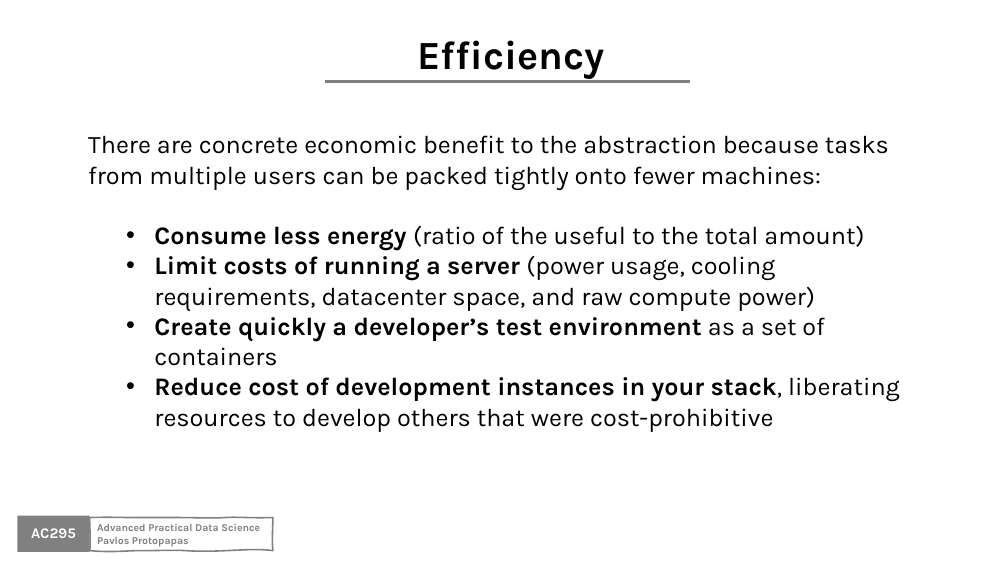
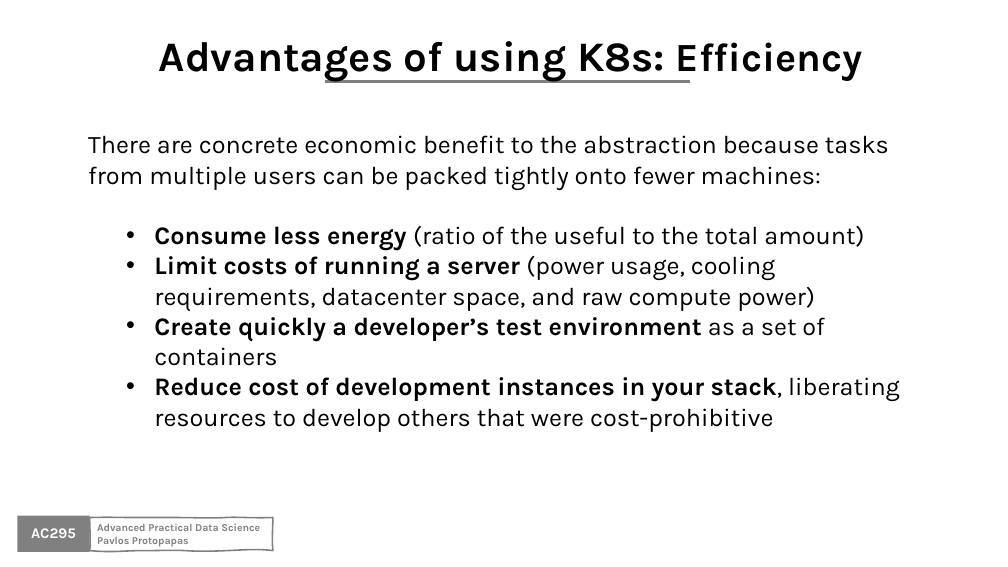
Before and after one commit to Harvard-IACS/2020F-AC295, a slide deck: slide 29 of content/lectures/lecture3/presentation/lecture3.pptx. Drawn at 1008x567 pixels with LibreOffice and Linux fonts; fonts in the diff are those of the drawing; background and template pictures are left out. Boxes give left, top, right and bottom in pixels: in the first picture for what was removed or moved away, otherwise in the second. Text is boxed around its words. In the diff, an @@ line names an element or a change of style, - is before the commit and + after.

```diff
--- a/content/lectures/lecture3/presentation/lecture3.pptx
+++ b/content/lectures/lecture3/presentation/lecture3.pptx
@@ text at box(159, 41, 863, 82): text changed; size 38 to 40 pt @@
-Efficiency
+Advantages of using K8s: Efficiency
```
Also in this commit, not shown: 19 other slides changed, 1 slide added, 13 slides removed, 3 other files.
